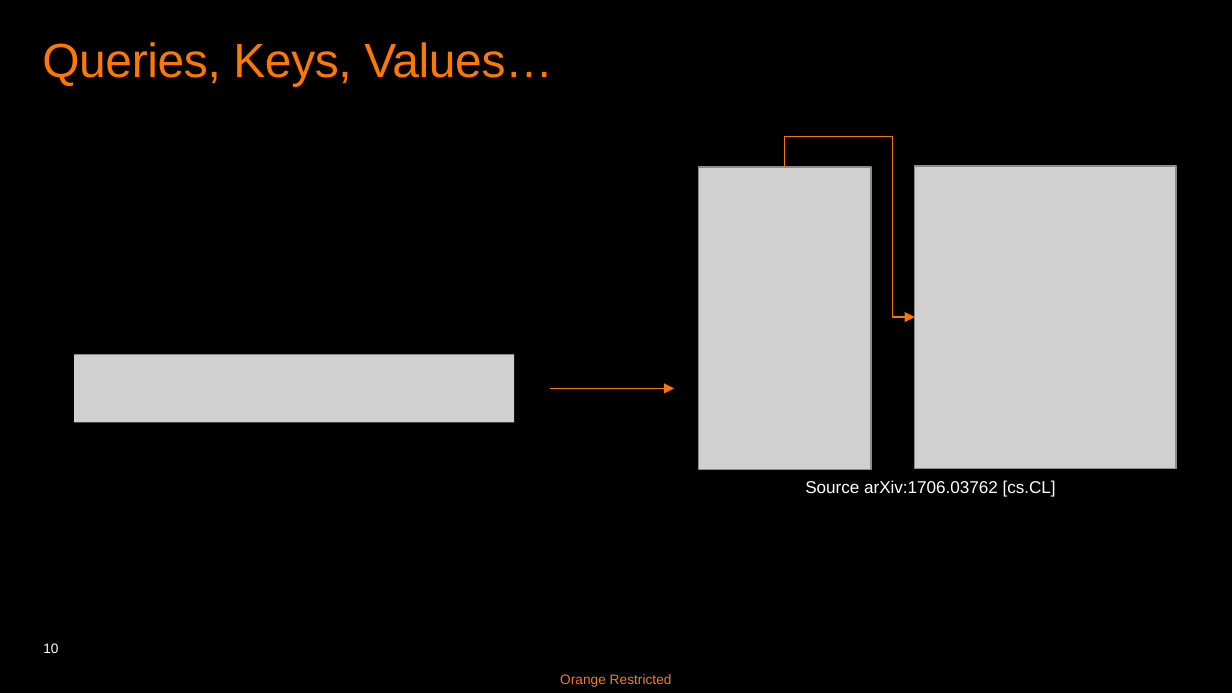
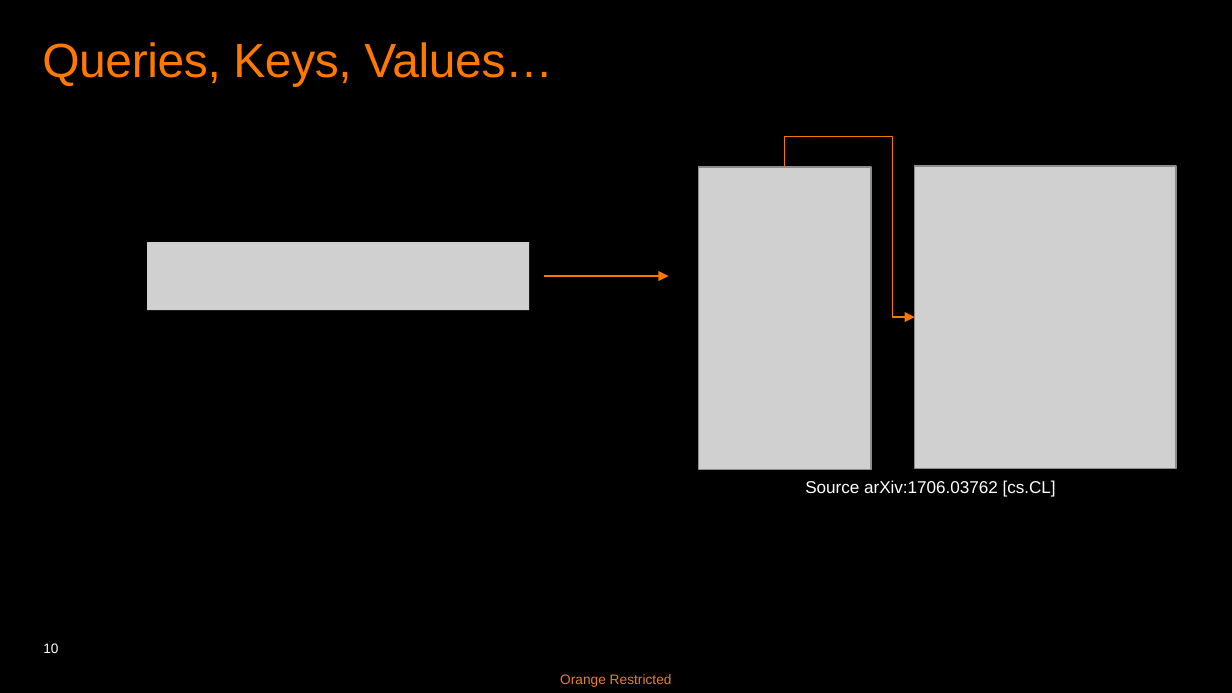
Before and after one commit to basavyr/peft-training, a slide deck: slide 10 of presentation/LORA-RPoenaru.pptx. Drawn at 1232x693 pixels with LibreOffice and Linux fonts; fonts in the diff are those of the drawing; grey boxes stand for pictures. Boxes give left, top, right and bottom in pixels: in the first picture for what was removed or moved away, otherwise in the second. Text is boxed around its words. In the diff, an @@ line names an element or a change of style, - is before the commit and + after.

```diff
--- a/presentation/LORA-RPoenaru.pptx
+++ b/presentation/LORA-RPoenaru.pptx
@@ picture added at [147,241,529,309] @@
@@ arrow moved from (549, 388) - (674, 388) to (545, 276) - (669, 276) @@
@@ picture removed at [74,355,514,423] @@
```
Also in this commit, not shown: 2 other slides changed.
